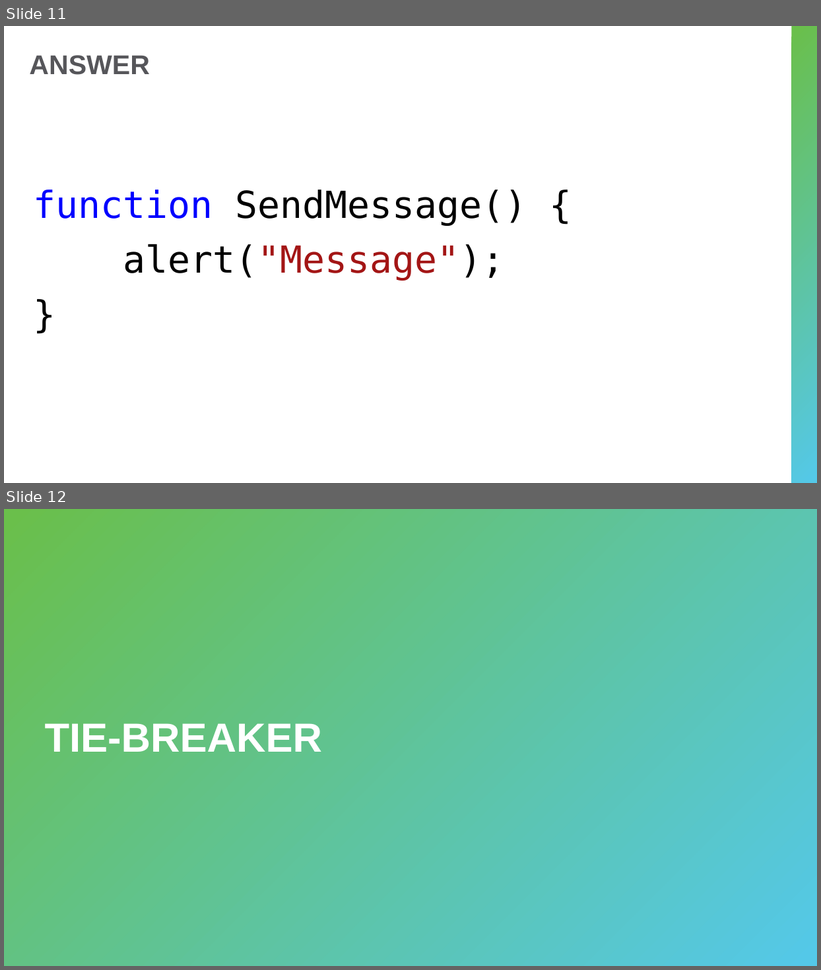
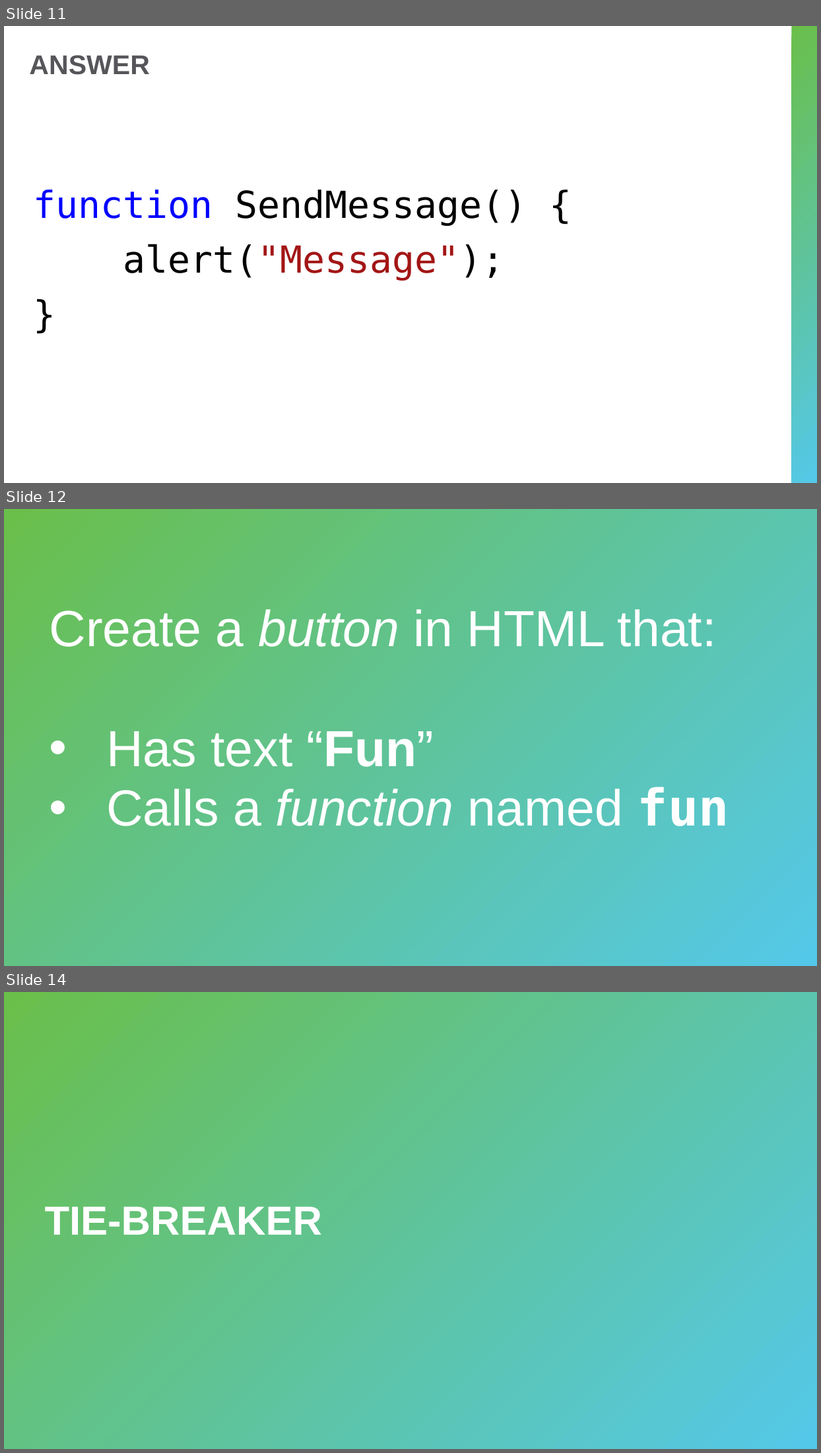
Before and after one commit to hytechclub/web-102, a slide deck: Week04/Review.pptx. Shown one above the other, each under a label of ours: slides 11 and 12 before the commit, slides 11, 12 and 14 after it; the slides between them are not shown. The pictures are 821x970 and 821x1453 pixels, drawn with LibreOffice and Linux fonts; fonts in the diff are those of the drawing. Boxes give left, top, right and bottom in pixels: in the first picture for what was removed or moved away, otherwise in the second. Text is boxed around its words. In the diff, an @@ line names an element or a change of style, - is before the commit and + after.

```diff
--- a/Week04/Review.pptx
+++ b/Week04/Review.pptx
@@ slide 12 added at (4,509,817,966), background #FFFFFF; not listed: 1 template element that a slide beside it also shows @@
@@ text added at (49,609,729,826), 60 pt, text #FFFFFF @@
+Create a button in HTML that:
+• Has text “Fun”
+• Calls a function named fun
@@ what was slide 12 is now slide 14 @@
```
Also in this commit, not shown: 1 slide changed, 1 other slide added, 6 other files.
